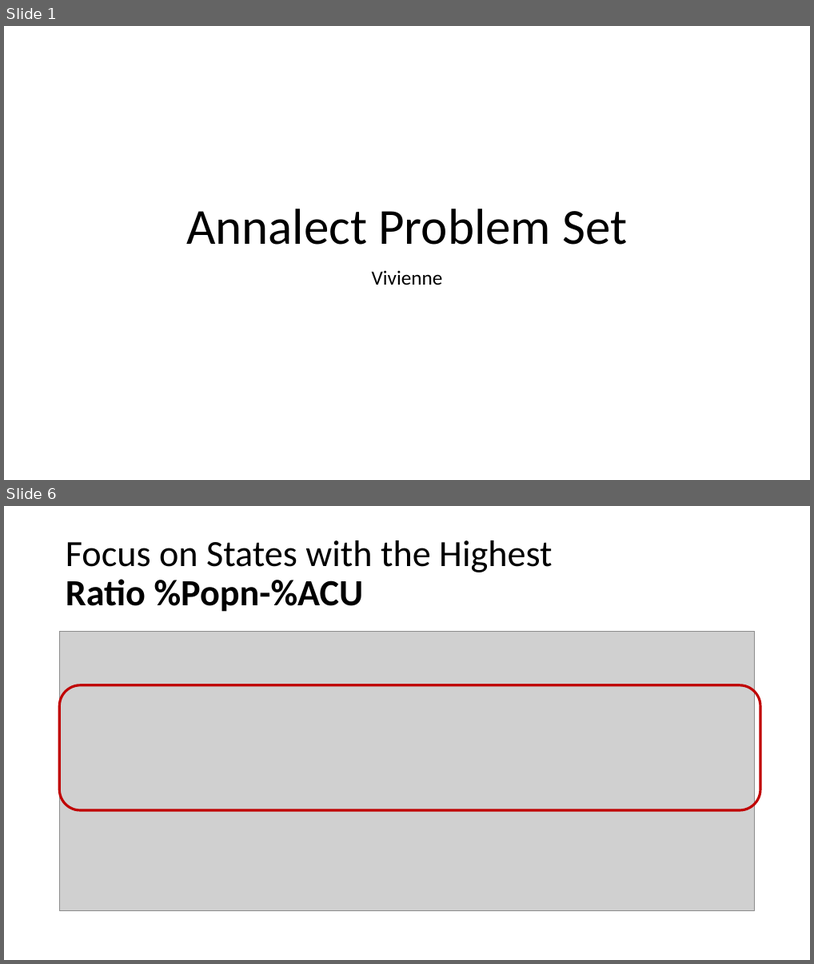
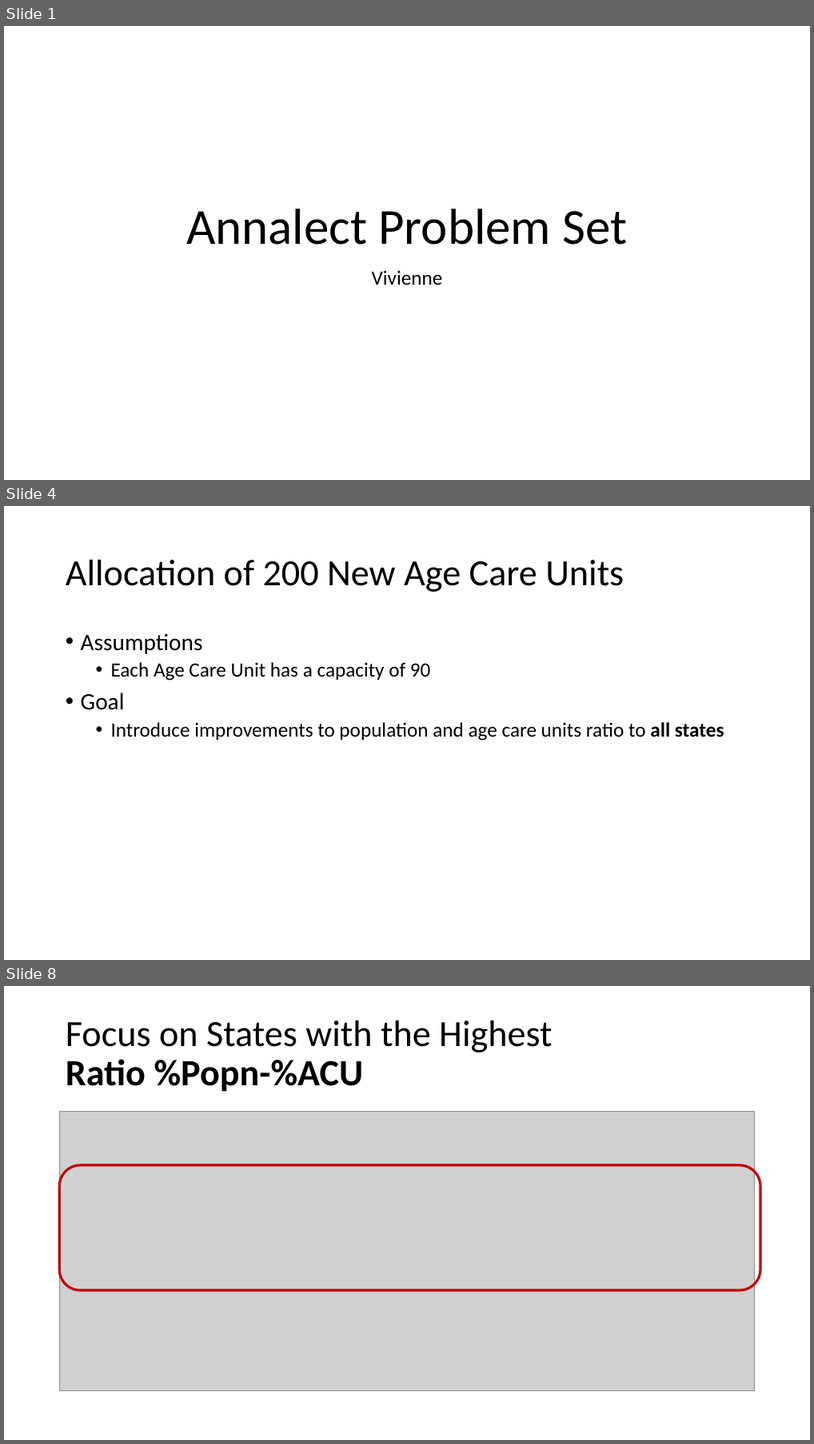
Before and after one commit to vdencarnacion/probset, a slide deck: final_presentation.pptx. Shown one above the other, each under a label of ours: slides 1 and 6 before the commit, slides 1, 4 and 8 after it; the slides between them are not shown. The pictures are 814x964 and 814x1444 pixels, drawn with LibreOffice and Linux fonts; fonts in the diff are those of the drawing; grey boxes stand for pictures. Boxes give left, top, right and bottom in pixels: in the first picture for what was removed or moved away, otherwise in the second. Text is boxed around its words. In the diff, an @@ line names an element or a change of style, - is before the commit and + after.

```diff
--- a/final_presentation.pptx
+++ b/final_presentation.pptx
@@ slide 4 added at (x1=4, y1=506, x2=810, y2=960), background #FFFFFF @@
@@ title added at (x1=66, y1=560, x2=624, y2=592), 44 pt, text #000000 @@
+Allocation of 200 New Age Care Units
@@ text added at (x1=81, y1=633, x2=725, y2=740), 24 pt, text #000000 @@
+• Assumptions
+  • Each Age Care Unit has a capacity of 90
+• Goal
+  • Introduce improvements to population and age care units ratio to all states
@@ what was slide 6 is now slide 8 @@
```
Also in this commit, not shown: 5 slides changed, 4 other slides added, 1 other file.
